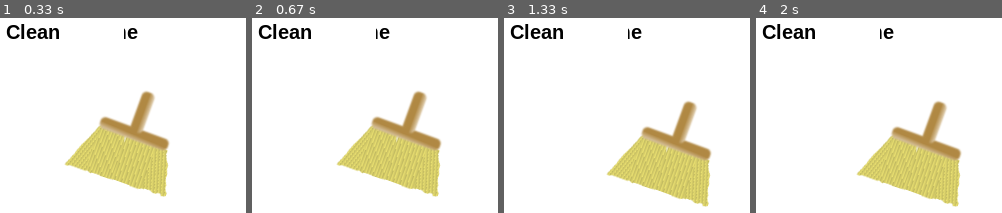
Above: before the commit, frames 1-4 (left to right).
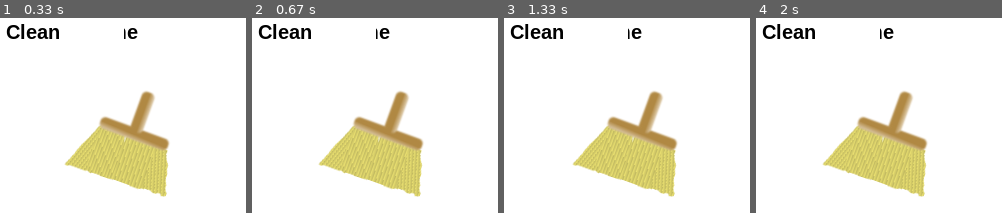
Above: after the commit, the same moments.

Repository: beatriceliang/RustyHeart
Game: pygame game, started from rustyplay.py
The game is run twice, just before and just after one commit, with the same random seed, the same clock (stepped at 60 frames per second) and the same inputs. The source is Python 2; it was converted automatically to run under Python 3.
Inputs (mouse positions are in pixels of both pictures, inside the frame that each line leads up to):
- Up to frame 1 (0.33 s): no input
- Up to frame 2 (0.67 s): hold Right from 0.33 s (still down); move the mouse to (outside the picture) at 0.37 s
- Up to frame 3 (1.33 s): release Right at 0.8 s; hold Up 0.83-1.13 s; hold Right from 1.17 s (still down)
- Up to frame 4 (2 s): release Right at 1.63 s; hold Left from 1.67 s (still down)

Frame 1 is identical in both runs. In frame 2, 9.6% of the frame differs, in the area x 27-78%, y 37-92%; in frame 3, 12%, in the area x 28-85%, y 37-97%; in frame 4, 12%.

Commit message:
fix the left right motions of rusty

Diff:
--- a/rustyplay.py
+++ b/rustyplay.py
@@ -109,61 +109,77 @@
 print "Entering main loop"
 while 1:
 
-	# handle events and erase things
-	for event in pygame.event.get():
+    # handle events and erase things
+    for event in pygame.event.get():
 
-		if event.type == pygame.KEYDOWN:
-			if event.key == pygame.K_LEFT:
-				rus.speedLeft()
-			if event.key == pygame.K_RIGHT:
-				rus.speedRight()
-			if event.key == pygame.K_UP:
-				rus.speedUp()
+        if event.type == pygame.MOUSEMOTION:
+            # erase the existing broom
+            drawBkg( screen, text, refresh, rusdudeRect )
 
-				rus.alreadyPressed = 1
+        if event.type == pygame.MOUSEBUTTONDOWN:
+            sys.exit()
 
-		if event.type == pygame.KEYUP:
-			if event.key == pygame.K_LEFT:
-				rus.speedRight()
-			if event.key == pygame.K_RIGHT:
-				rus.speedLeft()
-			if event.key == pygame.K_UP:
-				rus.changeState(1)
-				rus.alreadyPressed = 0
-		if event.type == pygame.QUIT:
-			sys.exit()
-	drawBkg(screen,text,refresh,rusdudeRect)
+        if event.type == pygame.KEYDOWN:
+            if event.key == pygame.K_LEFT:
+                rus.speedLeft()
+                rus.alreadyPressed[1] = 1
+            if event.key == pygame.K_RIGHT:
+                rus.speedRight()
+                rus.alreadyPressed[2] = 1
+            if event.key == pygame.K_UP:
+            	rus.speedUp()
+            	rus.alreadyPressed[0] = 1
+        if event.type == pygame.KEYUP:
+            if event.key == pygame.K_LEFT:
+            	if(rus.alreadyPressed[1]!=2):
+            	    rus.speedRight()
+                rus.alreadyPressed[1] = 0
+            if event.key == pygame.K_RIGHT:
+                if(rus.alreadyPressed[2]!=2):
+            	    rus.speedLeft()
+            if event.key == pygame.K_UP:
+                rus.changeState(1)
+                rus.alreadyPressed[0] = 0
+        if event.type == pygame.QUIT:
+            sys.exit()
+    drawBkg(screen,text,refresh,rusdudeRect)
    # print "alreadyPressed"
-	#print rus.alreadyPressed
-	if (rus.state==1):
-		rus.speedDown()
-		rus.changeState(2)
-		continue
+    #print rus.alreadyPressed
 
-	if(rus.state==2):
-		rus.comeToGround()
+    if(rus.state==2):
+    	rus.comeToGround()
+    if (rus.state==1):
+    	rus.speedDown()
+	rus.changeState(2)
+	continue
 
-	rus.move()
+    rus.move()
 
-	if(rus.alreadyPressed==1):
-		#print "when notmovien"
-		rus.alreadyPressed = 2
-		rus.speedDown()
-		continue
+    if(rus.alreadyPressed[0]==1):
+    	rus.changeState(2)
+    	rus.alreadyPressed[0] = 2
+    	continue
+    if(rus.alreadyPressed[1]==1):
+        rus.speedRight()
+        rus.alreadyPressed[1] = 2
+        continue
+    if(rus.alreadyPressed[2]==1):
+        rus.speedLeft()
+        rus.alreadyPressed[2] = 2
+        continue
+    # If the game is in focus, draw things
+    rusdudeRect = pygame.Rect((rusdudeRect.width/2+rus.location[0],rusdudeRect.height/2+rus.location[1]),(rusdudeRect.width,rusdudeRect.height))
+    screen.blit(rusdude,rusdudeRect)
+    refresh.append(rusdudeRect)
 
-	# If the game is in focus, draw things
-	rusdudeRect = pygame.Rect((rusdudeRect.width/2+rus.location[0],rusdudeRect.height/2+rus.location[1]),(rusdudeRect.width,rusdudeRect.height))
-	screen.blit(rusdude,rusdudeRect)
-	refresh.append(rusdudeRect)
+    # update the parts of the screen that need it
+    pygame.display.update( refresh )
 
-	# update the parts of the screen that need it
-	pygame.display.update( refresh )
+    # clear out the refresh rects
+    refresh = []
 
-	# clear out the refresh rects
-	refresh = []
-
-	# throttle the game speed to 30fps
-	gameClock.tick(30)
+    # throttle the game speed to 30fps
+    gameClock.tick(30)
 
 # done
 print "Terminating"
